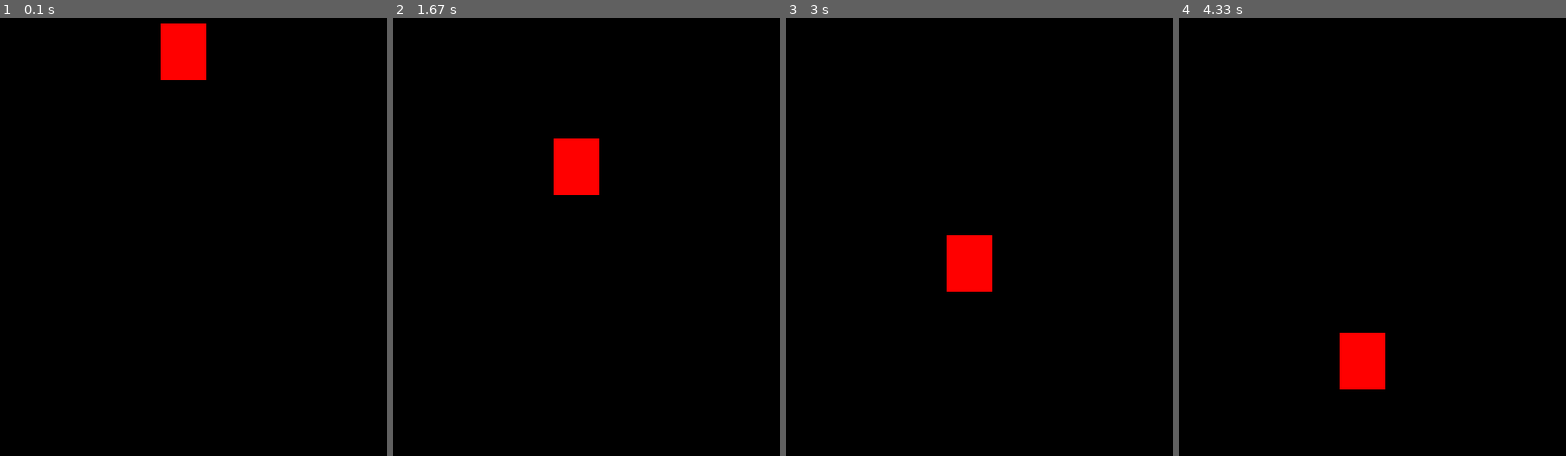
Above: before the commit, frames 1-4 (left to right).
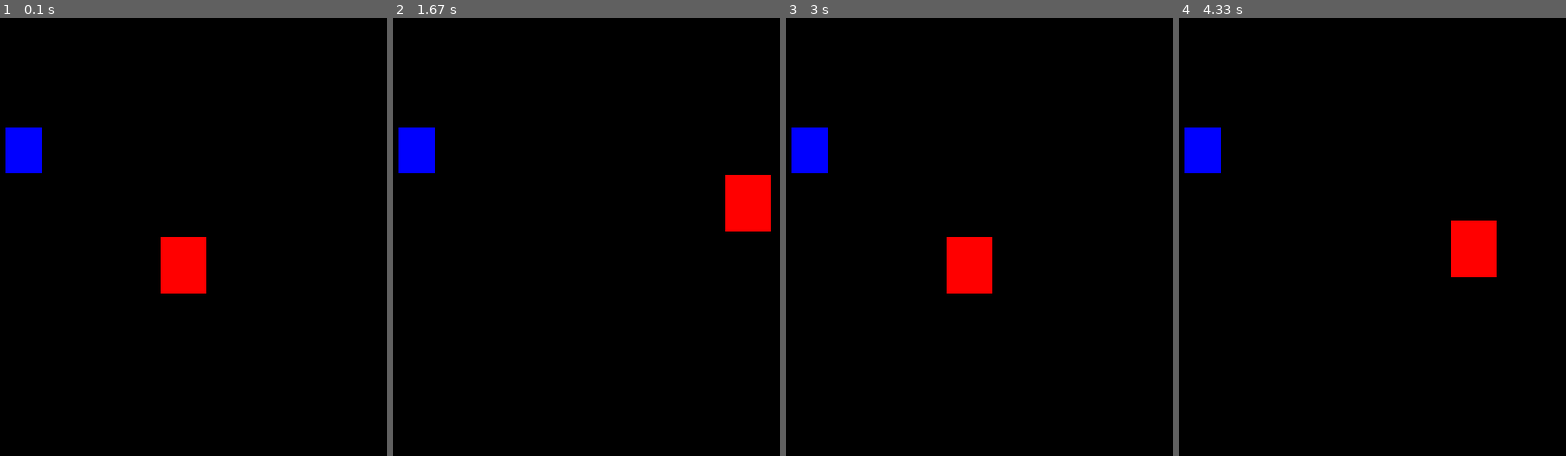
Above: after the commit, the same moments.

Repository: backdsc/learning_pygame
Game: pygame game, started from Main.py
Two runs of this game, one before a commit and one after it. Both use one fixed random seed, a clock stepped at 60 frames per second and the inputs below.
Inputs:
- Up to frame 1 (0.1 s): no input
- Up to frame 2 (1.67 s): hold D 0.33-0.8 s; hold W 0.83-1.13 s; hold D 1.17-1.63 s
- Up to frame 3 (3 s): hold A 1.67-2.2 s; hold S 2.23-2.53 s; hold A 2.57-2.97 s
- Up to frame 4 (4.33 s): hold W 3-3.37 s; hold D 3.4-4.03 s; hold S from 4.07 s (still down)

The runs differ from the first frame. In frame 1, 4.0% of the frame differs, in the area x 1-54%, y 1-63%; in frame 2, 4.0%; in frame 3, 1.1%; in frame 4, 4.0%.

Commit message:
Add files via upload
Aprendendo a utilizar Branches, colisões e me comunicar pelo terminal através de interações do jogo.

Diff:
--- a/Main.py
+++ b/Main.py
@@ -6,8 +6,8 @@
 pygame.init()
 largura = 640
 altura = 480
-x = largura / 2
-y = 0
+x = largura / 2  # tanto a 'x' quanto a 'y' controla o movimento do persongame
+y = altura / 2
 
 tela = pygame.display.set_mode((largura, altura))
 pygame.display.set_caption("Jogo da velha")
@@ -21,9 +21,29 @@
         if event.type == QUIT:
             pygame.quit()
             exit()
-    pygame.draw.rect(tela, (255, 0, 0), (x, y, 50, 62))
-    if y >= altura:
-        y = 0
+        if event.type== KEYDOWN:
+            if event.key == K_a:
+                x = x - 20
+            if event.key == K_d:
+                x = x + 20
+            if event.key == K_w:
+                y = y - 20
+            if event.key == K_s:
+                y = y + 20
 
-    y = y + 1
+    if pygame.key.get_pressed()[K_a]:
+        x = x - 2
+    if pygame.key.get_pressed()[K_d]:
+        x = x + 2
+    if pygame.key.get_pressed()[K_s]:
+        y = y + 2
+    if pygame.key.get_pressed()[K_w]:
+        y = y - 2
+
+    ret_ver = pygame.draw.rect(tela, (255, 0, 0), (x, y, 50, 62))
+    ret_azul = pygame.draw.rect(tela, (0,0,255), (150, 120, 40, 50))
+
+    if ret_ver.colliderect(ret_azul): #Alteração para que ocorra colisão com nome no terminal... aprendendo ainda mais!
+        print("comeu")
+
     pygame.display.update()
